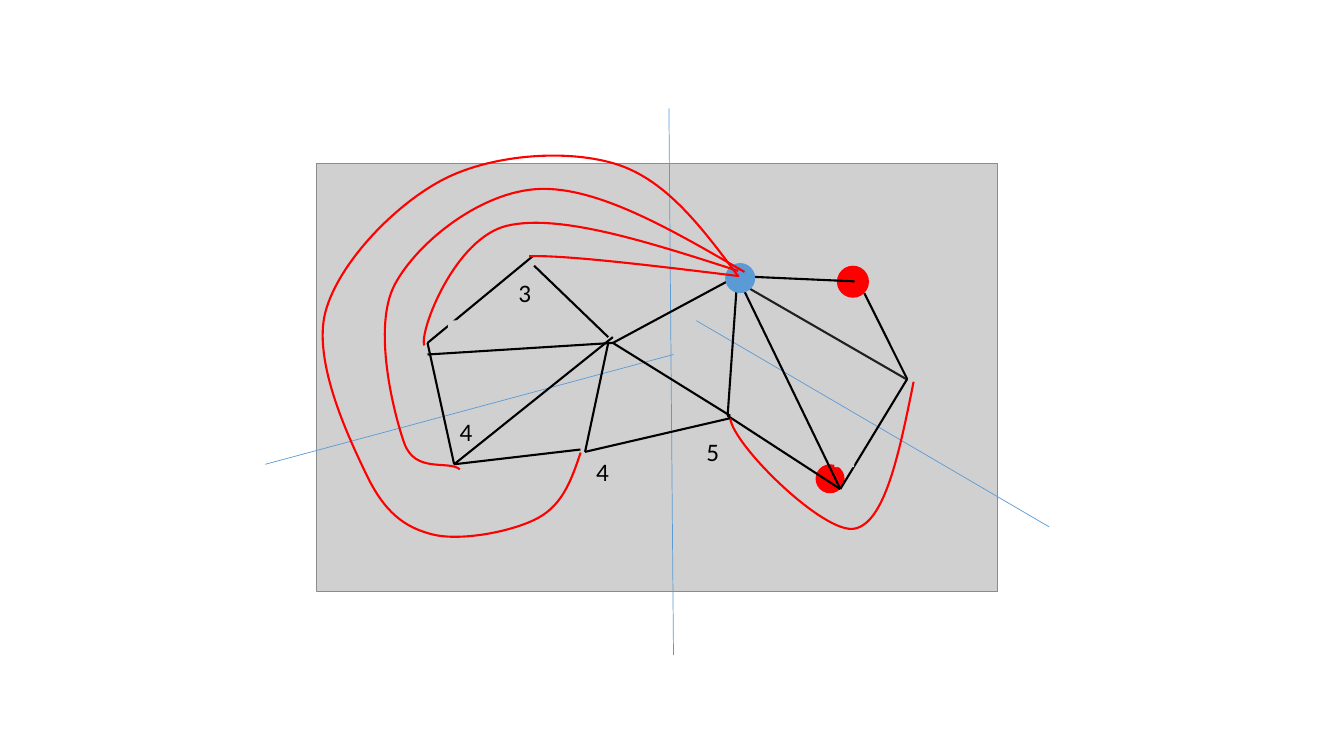
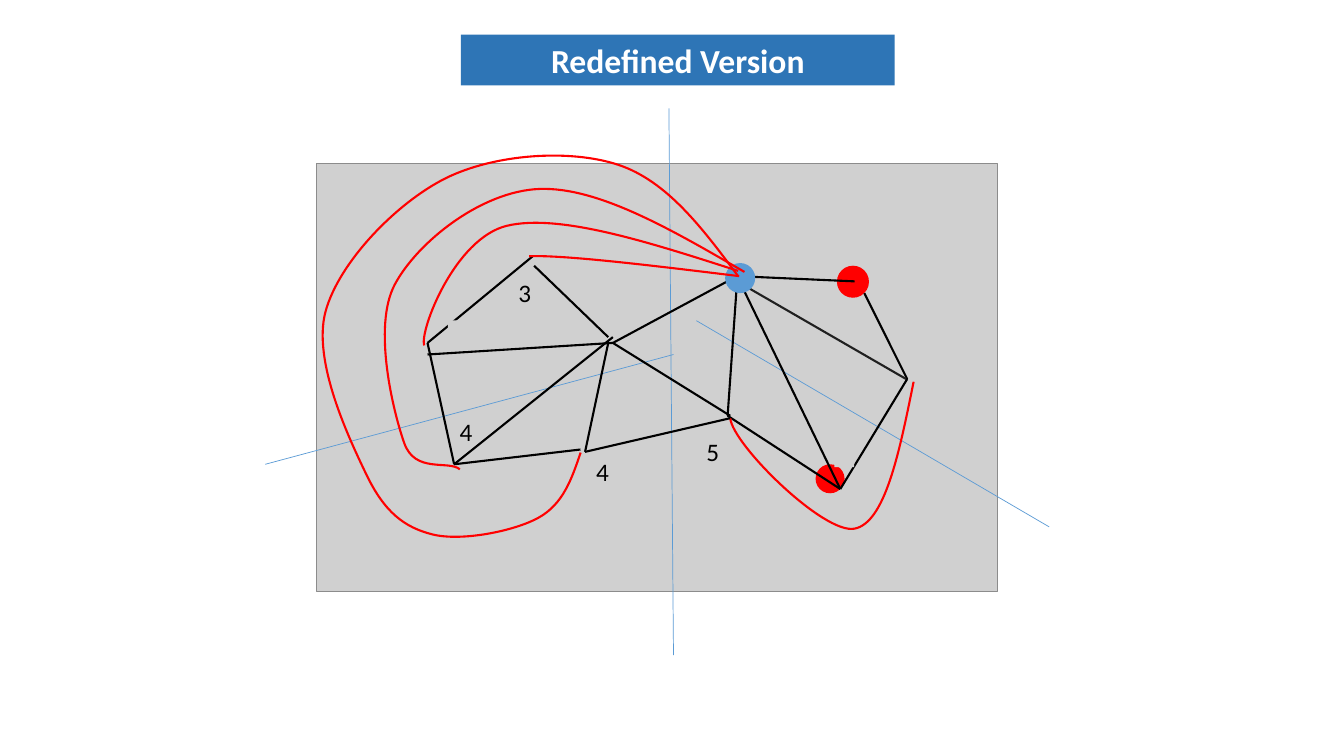
Before and after one commit to tahmidurrafid/generating-Planar-Graph, a slide deck: slide 6 of presentationFinal.pptx (slide 4 before the commit). Drawn at 1344x756 pixels with LibreOffice and Linux fonts; fonts in the diff are those of the drawing; grey boxes stand for pictures. Boxes give left, top, right and bottom in pixels: in the first picture for what was removed or moved away, otherwise in the second. Text is boxed around its words. In the diff, an @@ line names an element or a change of style, - is before the commit and + after.

Commit message:
Slide updated

```diff
--- a/presentationFinal.pptx
+++ b/presentationFinal.pptx
@@ rectangle added at (461,34,894,85), fill #2E75B6, 24 pt, text #FFFFFF, bold @@
+Redefined Version
```
Also in this commit, not shown: 11 slides added, 9 slides removed.
